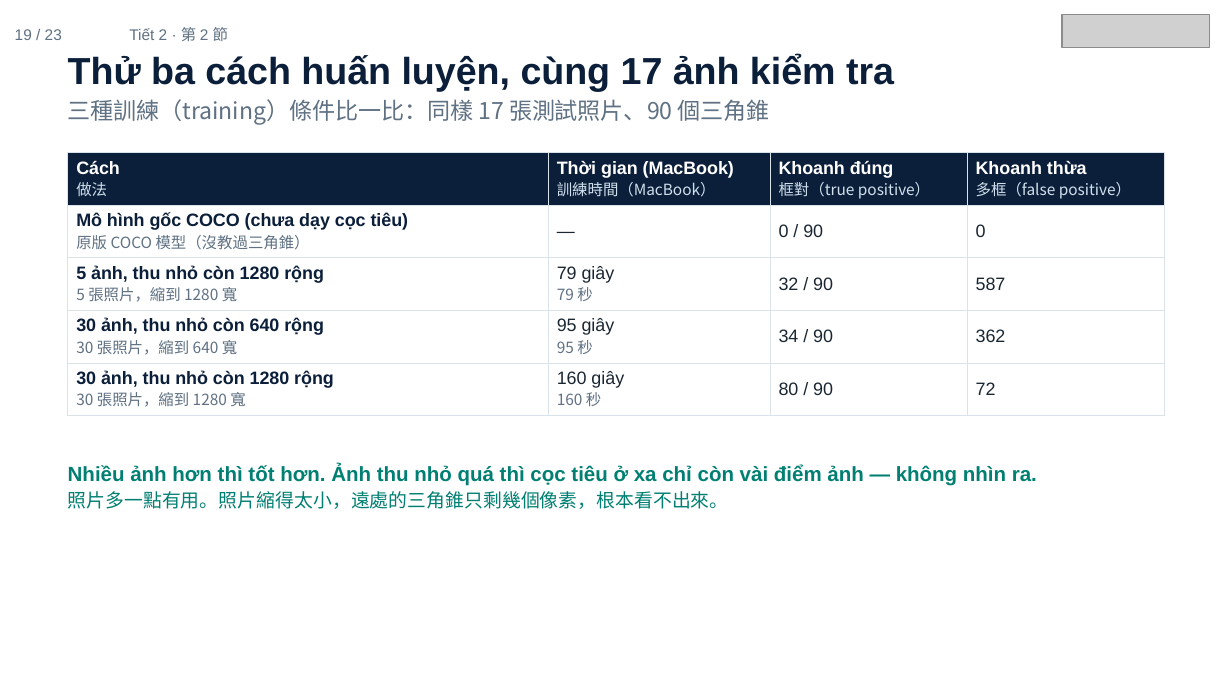
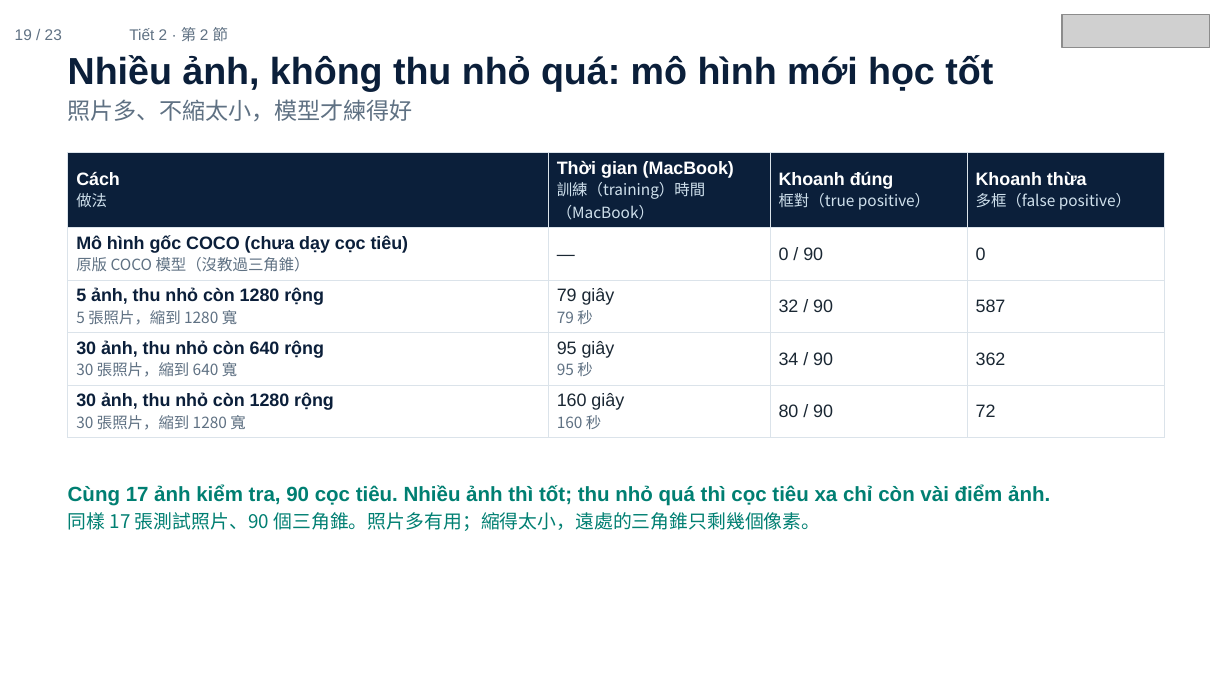
Before and after one commit to ch-neural/MITUST-Principles-of-Self-Driving-Cars, a slide deck: slide 19 of 第十週(11-12)/第十週_第2節_簡報.pptx. Drawn at 1232x693 pixels with LibreOffice and Linux fonts; fonts in the diff are those of the drawing; grey boxes stand for pictures. Boxes give left, top, right and bottom in pixels: in the first picture for what was removed or moved away, otherwise in the second. Text is boxed around its words. In the diff, an @@ line names an element or a change of style, - is before the commit and + after.

```diff
--- a/第十週(11-12)/第十週_第2節_簡報.pptx
+++ b/第十週(11-12)/第十週_第2節_簡報.pptx
@@ text at (68,55,993,121): text changed; size 13.5 to 22 pt; font Noto Sans CJK SC to Arial; text colour #5F7183 to #0B1F3A; bold on @@
-Thử ba cách huấn luyện, cùng 17 ảnh kiểm tra
-三種訓練（training）條件比一比：同樣 17 張測試照片、90 個三角錐
+Nhiều ảnh, không thu nhỏ quá: mô hình mới học tốt
+照片多、不縮太小，模型才練得好
@@ table at (68,153,1164,434) @@
-row 1, column 2: Thời gian (MacBook) / 訓練時間（MacBook）
+row 1, column 2: Thời gian (MacBook) / 訓練（training）時間（MacBook）
@@ text at (68,485,1050,531): text changed @@
-Nhiều ảnh hơn thì tốt hơn. Ảnh thu nhỏ quá thì cọc tiêu ở xa chỉ còn vài điểm ảnh — không nhìn ra.
-照片多一點有用。照片縮得太小，遠處的三角錐只剩幾個像素，根本看不出來。
+Cùng 17 ảnh kiểm tra, 90 cọc tiêu. Nhiều ảnh thì tốt; thu nhỏ quá thì cọc tiêu xa chỉ còn vài điểm ảnh.
+同樣 17 張測試照片、90 個三角錐。照片多有用；縮得太小，遠處的三角錐只剩幾個像素。
```
Also in this commit, not shown: 12 other slides changed.
